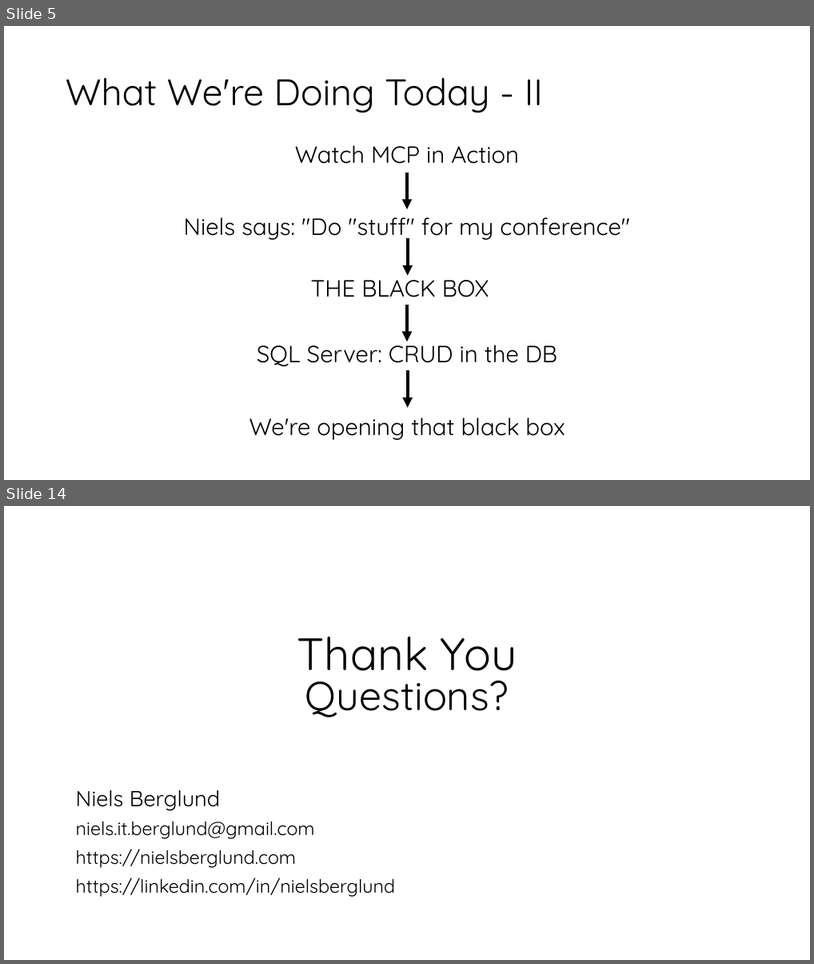
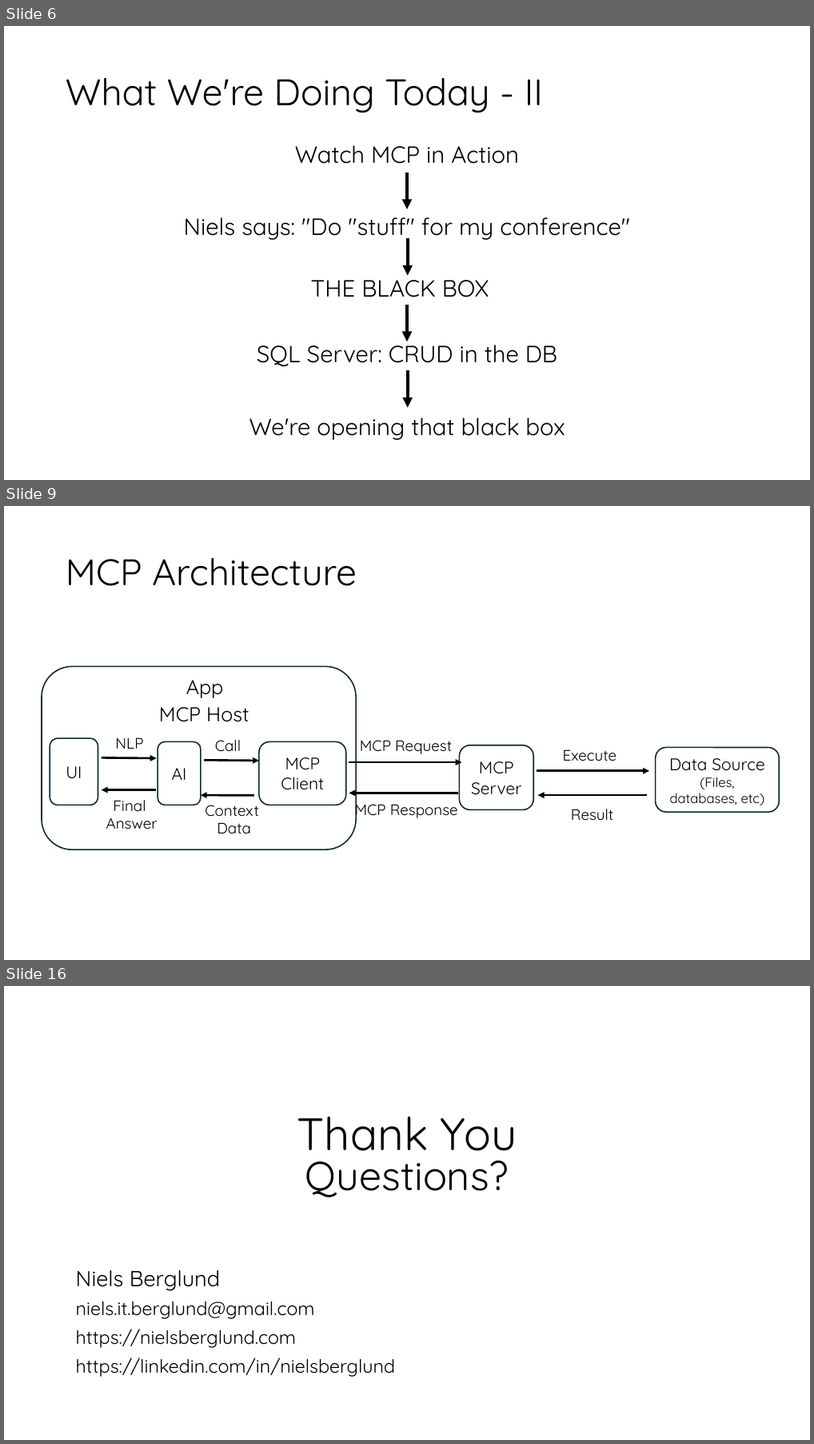
Before and after one commit to nielsberglund/presentations-2025, a slide deck: season-of-ai/mcp/deck/dotnet-mcp.pptx. Shown one above the other, each under a label of ours: slides 5 and 14 before the commit, slides 6, 9 and 16 after it; the slides between them are not shown. The pictures are 814x964 and 814x1444 pixels, drawn with LibreOffice and Linux fonts; fonts in the diff are those of the drawing; background and template pictures are left out. Boxes give left, top, right and bottom in pixels: in the first picture for what was removed or moved away, otherwise in the second. Text is boxed around its words. In the diff, an @@ line names an element or a change of style, - is before the commit and + after.

```diff
--- a/season-of-ai/mcp/deck/dotnet-mcp.pptx
+++ b/season-of-ai/mcp/deck/dotnet-mcp.pptx
@@ slide 9 added at [4,506,810,960], background picture (left out) @@
@@ title added at [66,558,357,586], 44 pt, text #000000 @@
+MCP Architecture
@@ rounded rectangle added at [42,666,356,850], outline #092A39 1.5 pt @@
@@ text added at [186,680,224,698], 24 pt, text #000000 @@
+App
@@ text added at [159,707,250,722], 24 pt, text #000000 @@
+MCP Host
@@ rounded rectangle added at [50,738,98,805], outline #092A39 1.5 pt, 20 pt, text #000000 @@
+UI
@@ text added at [115,737,143,748], 18 pt, text #000000 @@
+NLP
@@ rounded rectangle added at [158,742,201,805], outline #092A39 1.5 pt, 20 pt, text #000000 @@
+AI
@@ text added at [215,740,241,752], 18 pt, text #000000 @@
+Call
@@ rounded rectangle added at [259,742,346,805], outline #092A39 1.5 pt, 20 pt, text #000000 @@
+MCP Client
@@ text added at [360,740,452,754], 18 pt, text #000000 @@
+MCP Request
@@ rounded rectangle added at [459,745,534,810], outline #092A39 1.5 pt, 20 pt, text #000000 @@
+MCP Server
@@ arrow added from (102, 758) to (157, 758), #000000 2.5 pt @@
@@ arrow added from (204, 760) to (259, 760), #000000 2.5 pt @@
@@ arrow added from (349, 762) to (462, 762), #000000 2.5 pt @@
@@ text added at [563,749,617,761], 18 pt, text #000000 @@
+Execute
@@ rounded rectangle added at [656,748,780,812], outline #092A39 1.5 pt, 16 pt, text #000000 @@
+Data Source
+(Files, databases, etc)
@@ arrow added from (156, 790) to (102, 790), #000000 2.5 pt @@
@@ arrow added from (458, 792) to (350, 792), #000000 2.5 pt @@
@@ arrow added from (536, 771) to (650, 771), #000000 2.5 pt @@
@@ text added at [106,800,158,828], 18 pt, text #000000 @@
+Final
+Answer
@@ arrow added from (254, 795) to (201, 795), #000000 2.5 pt @@
@@ text added at [205,804,259,833], 18 pt, text #000000 @@
+Context
+Data
@@ text added at [355,800,458,820], 18 pt, text #000000 @@
+MCP Response
@@ arrow added from (648, 795) to (538, 795), #000000 2.5 pt @@
@@ text added at [571,808,614,820], 18 pt, text #000000 @@
+Result
@@ what was slide 5 is now slide 6 @@
@@ what was slide 14 is now slide 16 @@
```
Also in this commit, not shown: 4 slides changed, 6 other slides added, 5 slides removed, 3 other files.
